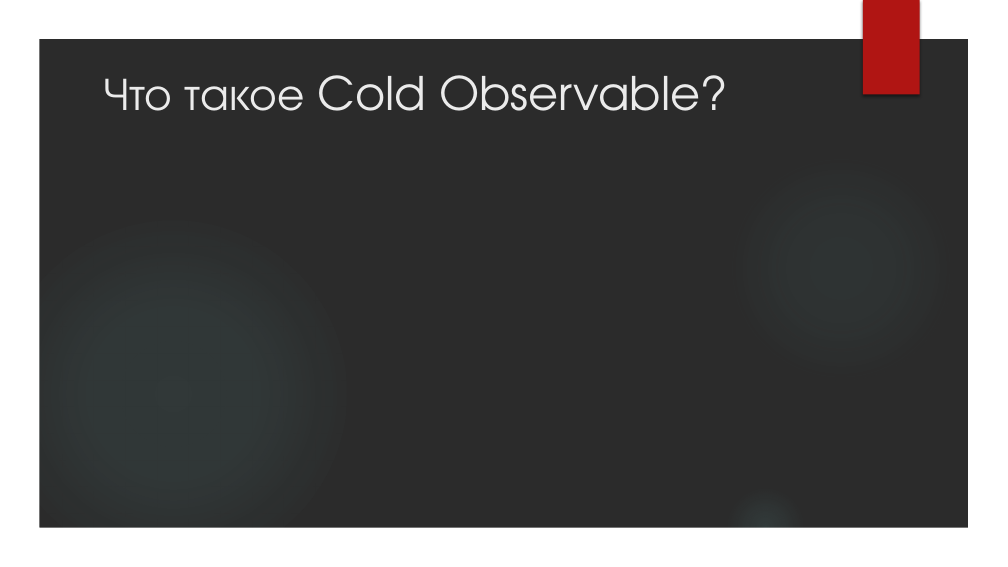
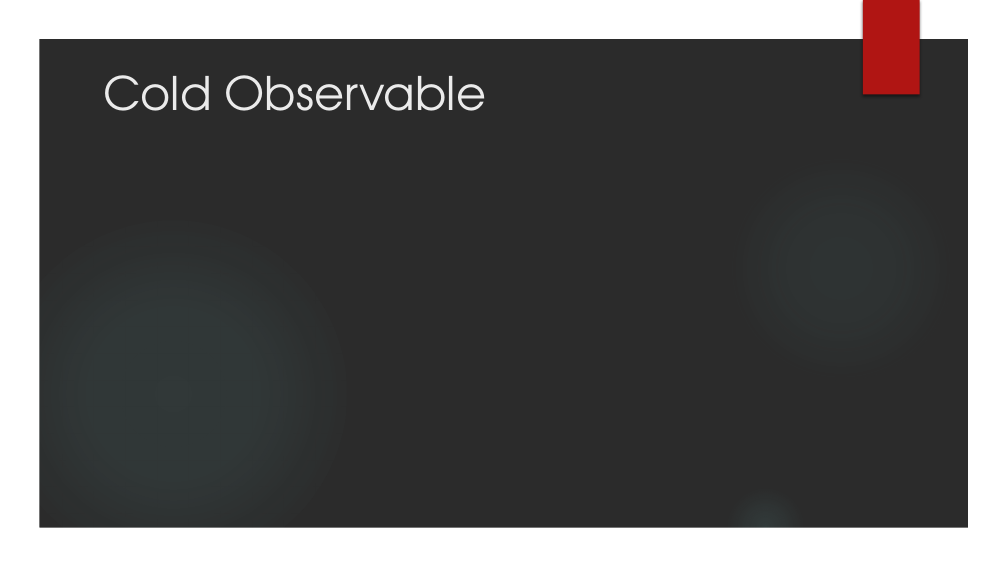
Before and after one commit to VladimirMakarevich/presentations, a slide deck: slide 42 of reactiveX/reactiveX.pptx (slide 19 before the commit). Drawn at 1008x567 pixels with LibreOffice and Linux fonts; fonts in the diff are those of the drawing; background and template pictures are left out; a plain dark background stands for a picture behind light text. Boxes give left, top, right and bottom in pixels: in the first picture for what was removed or moved away, otherwise in the second. Text is boxed around its words. In the diff, an @@ line names an element or a change of style, - is before the commit and + after.

```diff
--- a/reactiveX/reactiveX.pptx
+++ b/reactiveX/reactiveX.pptx
@@ title at [103,75,487,111]: text changed @@
-Что такое Cold Observable?
+Cold Observable
```
Also in this commit, not shown: 10 other slides changed, 38 slides added, 7 slides removed.
